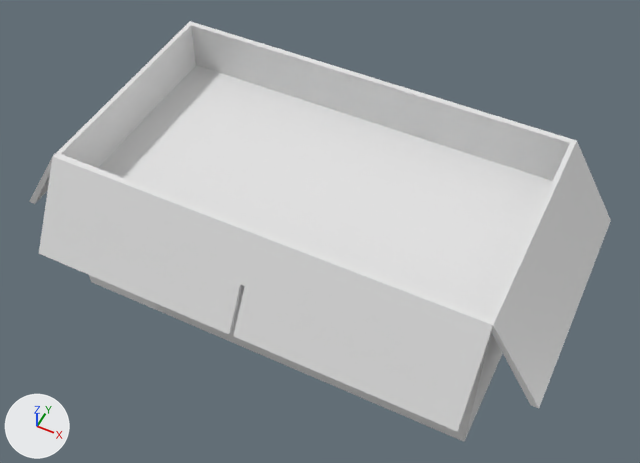
An edit to the Blender file Assets/Models/blend/Box.blend, drawn before and after from the same camera.
Both versions are drawn from a 50 mm camera at (0.647, -1.28, 1.549) aimed at (0.018, -0.021, -0.024). The lights are fixed; the arrows at lower left show +X, +Y and +Z.
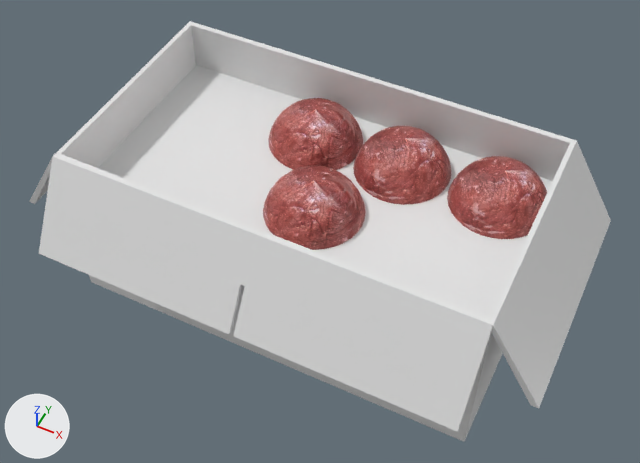
Commit message: some Meety balls

Where the change shows, as pixel boxes [x1, y1, x2, y2] in the pictures (640 x 463 px):
'Sphere.002', added: after [263, 165, 366, 250]
'Sphere', added: after [447, 156, 547, 239]
'Sphere.001', added: after [353, 126, 451, 205]
'Sphere.003', added: after [268, 98, 363, 170]

Edits to the bpy script that builds the scene:
```text
Add img_meatnormal_png:
    img_meatnormal_png = load_image('MeatNormal.png', '../../Textures/Meatball/MeatNormal.png', 1024, 1024, 'Non-Color')
Add img_meat_png:
    img_meat_png = load_image('Meat.png', '../../Textures/Meatball/Meat.png', 1024, 1024, 'sRGB')
Add mat_material_001:
    mat_material_001 = bpy.data.materials.new('Material.001')
    # uses the picture img_meat_png
    # uses the picture img_meatnormal_png
Add me_sphere_003:
    me_sphere_003.from_pydata(...)  # a UV sphere (32 segments, 16 rings, poles along z) spanning x -1.0..1.0, y -1.0..1.0, z -1.0..1.0
    me_sphere_003.polygons.foreach_set('use_smooth', [True] * 512)
    me_sphere_003.materials.append(mat_material_001)
Add ob_sphere_003:
    ob_sphere_003 = bpy.data.objects.new('Sphere.003', me_sphere_003)
    ob_sphere_003.location = (-0.077, 0.145, 0.073)
    ob_sphere_003.rotation_euler = (0.0, 0.0, -1.123)  # degrees (0, 0, -64)
    ob_sphere_003.scale = (0.117, 0.117, 0.117)
Add ob_sphere_002:
    ob_sphere_002 = bpy.data.objects.new('Sphere.002', me_sphere_003.copy())
    ob_sphere_002.location = (0.026, -0.066, 0.073)
    ob_sphere_002.rotation_euler = (0.0, 0.0, -1.123)  # degrees (0, 0, -64)
    ob_sphere_002.scale = (0.117, 0.117, 0.117)
Add ob_sphere_001:
    ob_sphere_001 = bpy.data.objects.new('Sphere.001', me_sphere_003.copy())
    ob_sphere_001.location = (0.15, 0.146, 0.073)
    ob_sphere_001.scale = (0.117, 0.117, 0.117)
Add ob_sphere:
    ob_sphere = bpy.data.objects.new('Sphere', me_sphere_003.copy())
    ob_sphere.location = (0.385, 0.147, 0.073)
    ob_sphere.scale = (0.117, 0.117, 0.117)
```
